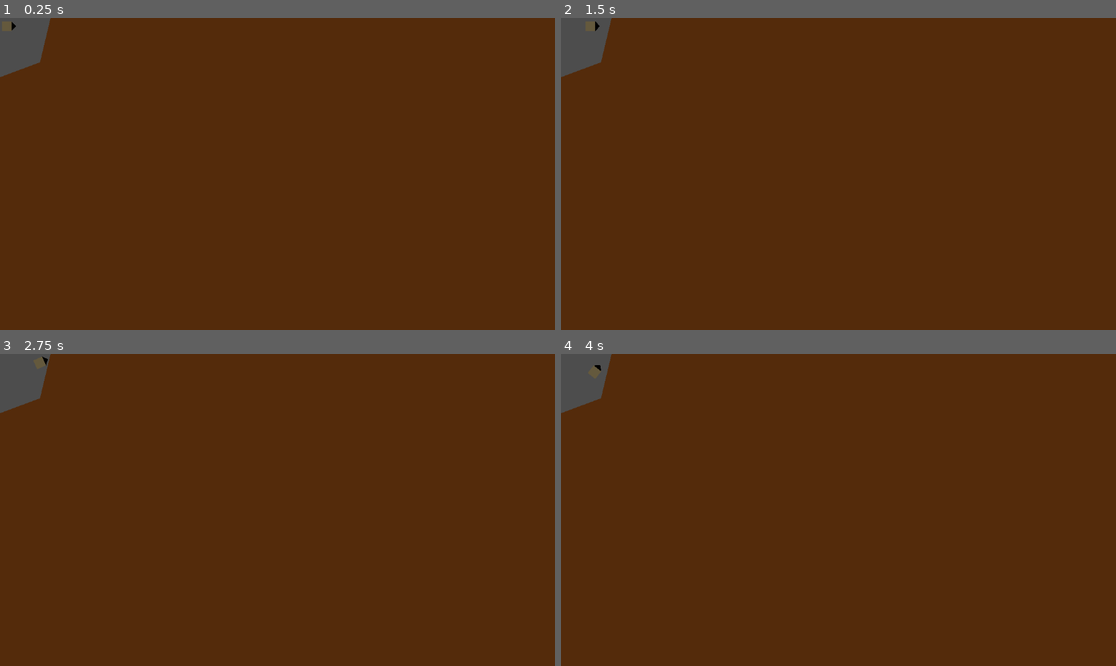
Above: before the commit, frames 1-4 (two rows, left to right).
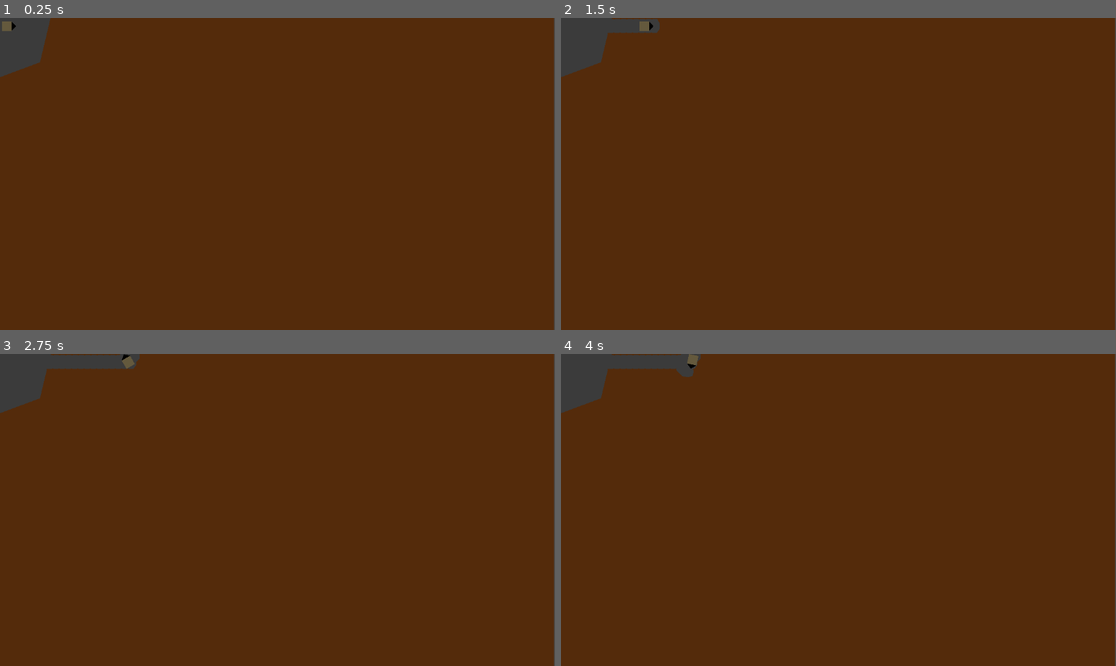
Above: after the commit, the same moments.

Repository: ConorDavidLawton/Drill-game
Game: Godot game, scene res://main.tscn
Two runs of this game, one before a commit and one after it. Both use one fixed random seed, a clock stepped at 60 frames per second and the inputs below.
Inputs:
- Up to frame 1 (0.25 s): no input
- Up to frame 2 (1.5 s): tap Enter at 0.5 s; hold W (up) from 0.53 s (still down)
- Up to frame 3 (2.75 s): release W (up) at 2.03 s; hold A (left) from 2.03 s (still down)
- Up to frame 4 (4 s): tap Space at 2.75 s; release A (left) at 3.53 s; hold S (down) from 3.53 s (still down)

The runs differ from the first frame. In frame 1, 0.1% of the frame differs, in the area x 99-100%, y 0-100%; in frame 2, 0.6%; in frame 3, 0.9%; in frame 4, 1.0%, in the area x 4-100%, y 0-100%.
Error before the commit: Invalid access to property or key 'polygon' on a base object of type 'null instance'. (res://terrain.gd:21)

Commit message:
Created functions in terrain script to allow detached islands to be created. Added Base scene with background and world boundaries.

Diff:
--- a/Player.gd
+++ b/Player.gd
@@ -1,11 +1,16 @@
 extends CharacterBody2D
 class_name Player
 
-@export var speed = 50
-@export var rotation_speed = 0.6
+@export var speed = 200
+@export var rotation_speed = 3
 
 var rotation_direction = 0
 var object_hit
+
+func _on_drill_detection_body_entered(body: Node) -> void:
+	if body.is_in_group("Player"): return
+	object_hit = body
+	drill()
 
 func drill():
 	if object_hit.is_in_group("Destructibles"):
@@ -19,8 +24,3 @@
 	get_input()
 	rotation += rotation_direction * rotation_speed * delta
 	move_and_slide()
-
-func _on_drill_detection_body_entered(body: Node) -> void:
-	if body.is_in_group("Player"): return
-	object_hit = body
-	drill()
--- /dev/null
+++ b/base.tscn
@@ -0,0 +1,40 @@
+[gd_scene load_steps=3 format=3 uid="uid://cgyubyut6e5pg"]
+
+[sub_resource type="WorldBoundaryShape2D" id="WorldBoundaryShape2D_rpelm"]
+
+[sub_resource type="WorldBoundaryShape2D" id="WorldBoundaryShape2D_qlnyv"]
+
+[node name="Base" type="Node2D"]
+
+[node name="Background" type="Polygon2D" parent="."]
+z_index = -1
+color = Color(0.235294, 0.235294, 0.235294, 1)
+polygon = PackedVector2Array(0, 0, 1150, 0, 1150, 650, 0, 650)
+metadata/_edit_lock_ = true
+
+[node name="Area2D" type="StaticBody2D" parent="."]
+
+[node name="CollisionShape2D" type="CollisionShape2D" parent="Area2D"]
+position = Vector2(500, 650)
+shape = SubResource("WorldBoundaryShape2D_rpelm")
+
+[node name="Area2D2" type="StaticBody2D" parent="."]
+
+[node name="CollisionShape2D2" type="CollisionShape2D" parent="Area2D2"]
+position = Vector2(500, 0)
+rotation = -3.14159
+shape = SubResource("WorldBoundaryShape2D_qlnyv")
+
+[node name="Area2D3" type="StaticBody2D" parent="."]
+
+[node name="CollisionShape2D" type="CollisionShape2D" parent="Area2D3"]
+position = Vector2(0, 300)
+rotation = 1.5708
+shape = SubResource("WorldBoundaryShape2D_rpelm")
+
+[node name="Area2D4" type="StaticBody2D" parent="."]
+
+[node name="CollisionShape2D" type="CollisionShape2D" parent="Area2D4"]
+position = Vector2(1150, 300)
+rotation = -1.5708
+shape = SubResource("WorldBoundaryShape2D_rpelm")
--- a/main.tscn
+++ b/main.tscn
@@ -1,11 +1,14 @@
-[gd_scene load_steps=3 format=3 uid="uid://t8xifb0pxta1"]
+[gd_scene load_steps=4 format=3 uid="uid://t8xifb0pxta1"]
 
 [ext_resource type="PackedScene" uid="uid://d2c671muco8bu" path="res://player.tscn" id="1_chbct"]
 [ext_resource type="PackedScene" uid="uid://c1q5vf08bpeg4" path="res://terrain.tscn" id="2_j55u6"]
+[ext_resource type="PackedScene" uid="uid://cgyubyut6e5pg" path="res://base.tscn" id="3_feb3f"]
 
 [node name="Main" type="Node2D"]
 
+[node name="Base" parent="." instance=ExtResource("3_feb3f")]
+
+[node name="Terrain" parent="." instance=ExtResource("2_j55u6")]
+
 [node name="Player" parent="." instance=ExtResource("1_chbct")]
 position = Vector2(18, 17)
-
-[node name="Terrain" parent="." instance=ExtResource("2_j55u6")]
--- a/player.tscn
+++ b/player.tscn
@@ -26,12 +26,12 @@
 [node name="CollisionPoly" type="CollisionPolygon2D" parent="Drill detection" groups=["Player"]]
 position = Vector2(0, -1)
 rotation = -1.5708
-polygon = PackedVector2Array(-11, 5.99996, -1, 15.5, 8.99998, 6.00003)
+polygon = PackedVector2Array(-8.00004, 9.99997, -1.00006, 16, 5.99996, 10, -1, 10)
 
 [node name="DestructionArea" type="Area2D" parent="." groups=["Player"]]
 
 [node name="DestructionPoly" type="CollisionPolygon2D" parent="DestructionArea" groups=["Player"]]
-position = Vector2(-1, -8)
-polygon = PackedVector2Array(5, -5, 15, -5, 19, 8, 15, 21, 5, 21)
+polygon = PackedVector2Array(6, -12, 15, -15, 23, -15, 28, -6, 28, 6, 22, 14, 14, 14, 6, 12)
+metadata/_edit_lock_ = true
 
 [connection signal="body_entered" from="Drill detection" to="." method="_on_drill_detection_body_entered"]
--- a/terrain.gd
+++ b/terrain.gd
@@ -1,60 +1,47 @@
 extends Node2D
 
-@onready var terrain = $Destructible
-@onready var ColPol = preload("res://map.tscn")
-@export var map: PackedScene
 
-func _ready() -> void:
-	var loaded_map = ColPol.instantiate()
-	add_child(loaded_map)
-	var polygon_list = loaded_map.get_children().filter(func(node): return node is Polygon2D)
-	for polygon in polygon_list:
-		new_col_pol(polygon)
+# Called when the node enters the scene tree for the first time.
+func _ready():
+	$Destructible/CollisionPolygon2D.polygon = $Rock.polygon
 
-func clip(poly):
+func clip_cur_island(drill_poly, island, collision):
 	var offset_poly = Polygon2D.new()
-	offset_poly.polygon = poly.global_transform * (poly.polygon)
+	offset_poly.global_position = Vector2.ZERO
+	var new_values = []
+	for point in drill_poly.polygon:
+		new_values.append((drill_poly.global_transform * point))
+	offset_poly.polygon = PackedVector2Array(new_values)
+	var res = Geometry2D.clip_polygons(island.polygon, offset_poly.polygon)
+	# Deletes node if the clip covers all of it. Otherwise sets node polygon.
+	if res.is_empty():
+		island.call_deferred("queue_free")
+		collision.call_deferred("queue_free")
+	else:
+		island.polygon = res[0]
+		collision.set_deferred("polygon", res[0])
+	return res
 
-	var colpol_list = terrain.get_children().filter(func(node): return node is CollisionPolygon2D)
-	for colpol in colpol_list:
-		var curr_poly = colpol.get_node("Polygon2D")
-		var res = Geometry2D.clip_polygons(curr_poly.polygon, offset_poly.polygon)
+# Adds Polygon 2D as child of terrain and
+# collision polygon as child of destructible
+func split_terrain(islands):
+	for i in range(1, len(islands)):
+			var new_island := Polygon2D.new()
+			new_island.polygon = islands[i]
+			self.add_child(new_island)
+			var new_collision_polygon := CollisionPolygon2D.new()
+			new_collision_polygon.polygon = new_island.polygon
+			new_collision_polygon.add_to_group("Destructibles")
+			new_island.set_deferred("color", Color(0.333, 0.173, 0.043))
+			$Destructible.call_deferred("add_child", new_collision_polygon)
 
-		#If res empty, the explosion will consume the polygon
-		if res.is_empty():
-			colpol.call_deferred("queue_free")
-		else:
-			curr_poly.polygon = res[0]
-			colpol.set_deferred("polygon", res[0])
+func clip(drill_poly):
+	var all_islands = self.get_children().filter(func(node): return node is Polygon2D)
+	var all_collisions = $Destructible.get_children().filter(func(node): return node is CollisionPolygon2D)
+	for i in range(0, len(all_islands)):
+		#Does the clip of current island
+		var result_islands = clip_cur_island(drill_poly, all_islands[i], all_collisions[i])
 
-			# If res larger than 1, new islands will be created
-			if res.size() > 1:
-					for i in range(1, len(res)):
-						var island := Polygon2D.new()
-						island.polygon = res[i]
-						new_col_pol(island)
-
-	offset_poly.queue_free()
-
-func new_col_pol(polygon):
-	var ColPol = ColPol.instantiate()
-	ColPol.polygon = polygon.polygon
-	terrain.add_child(ColPol)
-## Called when the node enters the scene tree for the first time.
-#func _ready():
-	#$Destructible/CollisionPolygon2D.polygon = $Rock.polygon
-#
-#
-#func clip(poly):
-	#var offset_poly = Polygon2D.new()
-	#offset_poly.global_position = Vector2.ZERO
-	#
-	#var new_values = []
-	#for point in poly.polygon:
-		#new_values.append((poly.global_transform * point))
-	#offset_poly.polygon = PackedVector2Array(new_values)
-	#
-	#var res = Geometry2D.clip_polygons($Rock.polygon, offset_poly.polygon)
-	#
-	#$Rock.polygon = res[0]
-	#$Destructible/CollisionPolygon2D.set_deferred("polygon", res[0])
+		#If result of clip leaves more than one island, create new island(s)
+		if result_islands.size() > 1:
+			split_terrain(result_islands)
--- a/terrain.tscn
+++ b/terrain.tscn
@@ -5,6 +5,11 @@
 [node name="Terrain" type="Node2D"]
 script = ExtResource("1_73o6u")
 
+[node name="Rock" type="Polygon2D" parent="."]
+z_index = 1
+color = Color(0.333333, 0.172549, 0.0431373, 1)
+polygon = PackedVector2Array(0, 123, 83, 92, 105, 0, 1150, 0, 1150, 650, 0, 650)
+
 [node name="Destructible" type="StaticBody2D" parent="." groups=["Destructibles"]]
 
 [node name="CollisionPolygon2D" type="CollisionPolygon2D" parent="Destructible" groups=["Destructibles"]]
